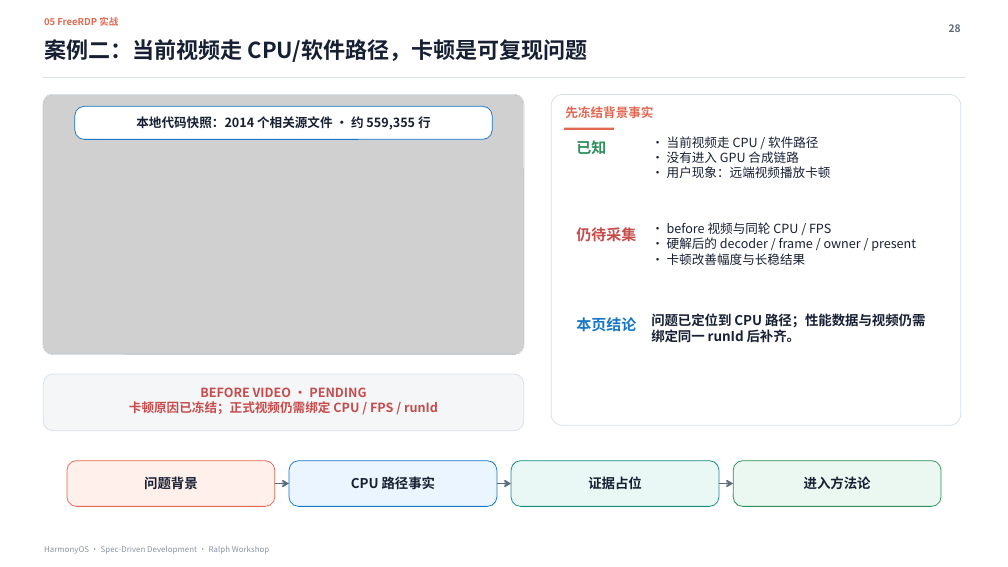
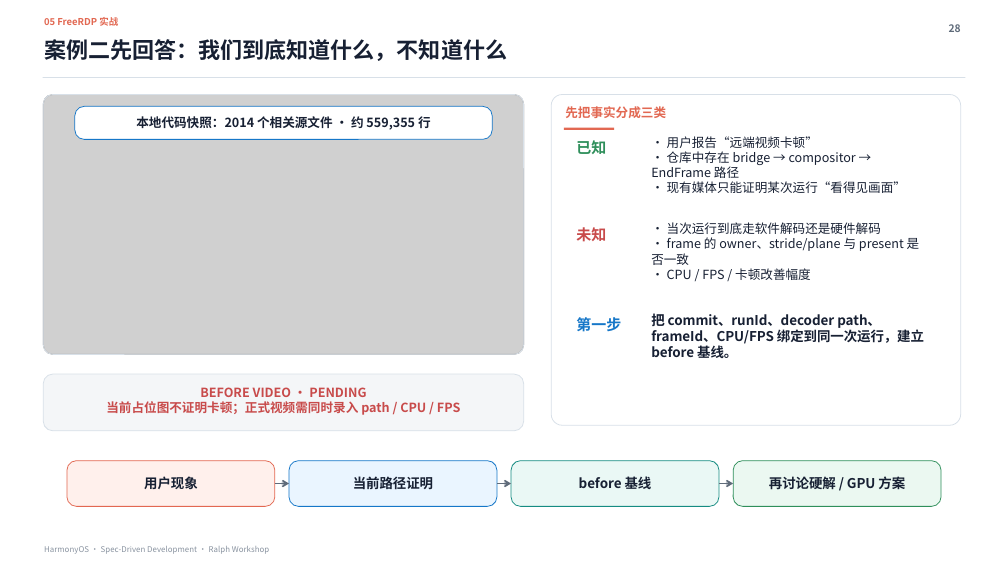
Before and after one commit to xiaomu120413/harmonyos-sdd-ralph-workshop, a slide deck: slide 28 of deliverables/HarmonyOS_SDD_Ralph_Workshop_MDM证据增强版.pptx. Drawn at 1008x567 pixels with LibreOffice and Linux fonts; fonts in the diff are those of the drawing; grey boxes stand for pictures. Boxes give left, top, right and bottom in pixels: in the first picture for what was removed or moved away, otherwise in the second. Text is boxed around its words. In the diff, an @@ line names an element or a change of style, - is before the commit and + after.

```diff
--- a/deliverables/HarmonyOS_SDD_Ralph_Workshop_MDM证据增强版.pptx
+++ b/deliverables/HarmonyOS_SDD_Ralph_Workshop_MDM证据增强版.pptx
@@ text at (44, 39, 507, 61): text changed @@
-案例二：当前视频走 CPU/软件路径，卡顿是可复现问题
+案例二先回答：我们到底知道什么，不知道什么
@@ text at (565, 106, 666, 118): text changed @@
-先冻结背景事实
+先把事实分成三类
@@ text at (651, 136, 906, 193): text changed @@
-• 当前视频走 CPU / 软件路径
-• 没有进入 GPU 合成链路
-• 用户现象：远端视频播放卡顿
+• 用户报告“远端视频卡顿”
+• 仓库中存在 bridge → compositor → EndFrame 路径
+• 现有媒体只能证明某次运行“看得见画面”
@@ text at (576, 227, 606, 242): text changed @@
-仍待采集
+未知
@@ text at (651, 222, 920, 280): text changed @@
-• before 视频与同轮 CPU / FPS
-• 硬解后的 decoder / frame / owner / present
-• 卡顿改善幅度与长稳结果
+• 当次运行到底走软件解码还是硬件解码
+• frame 的 owner、stride/plane 与 present 是否一致
+• CPU / FPS / 卡顿改善幅度
@@ text at (576, 317, 621, 332): text changed @@
-本页结论
+第一步
@@ text at (651, 311, 924, 358): text changed @@
-问题已定位到 CPU 路径；性能数据与视频仍需绑定同一 runId 后补齐。
+把 commit、runId、decoder path、frameId、CPU/FPS 绑定到同一次运行，建立 before 基线。
@@ text at (106, 401, 460, 415): text changed @@
-卡顿原因已冻结；正式视频仍需绑定 CPU / FPS / runId
+当前占位图不证明卡顿；正式视频需同时录入 path / CPU / FPS
@@ text at (144, 476, 198, 489): text changed @@
-问题背景
+用户现象
@@ text at (353, 476, 433, 489): text changed @@
-CPU 路径事实
+当前路径证明
@@ text at (579, 474, 652, 492): text changed @@
-证据占位
+before 基线
@@ text at (769, 476, 905, 489): text changed @@
-进入方法论
+再讨论硬解 / GPU 方案
```
Also in this commit, not shown: 6 other slides changed, 18 slides added, 18 slides removed.
